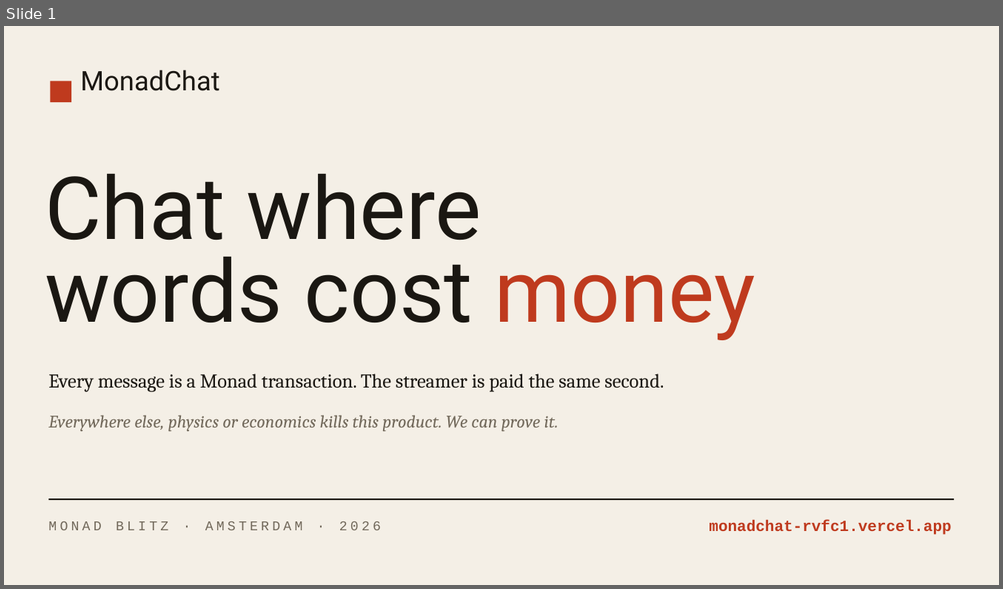
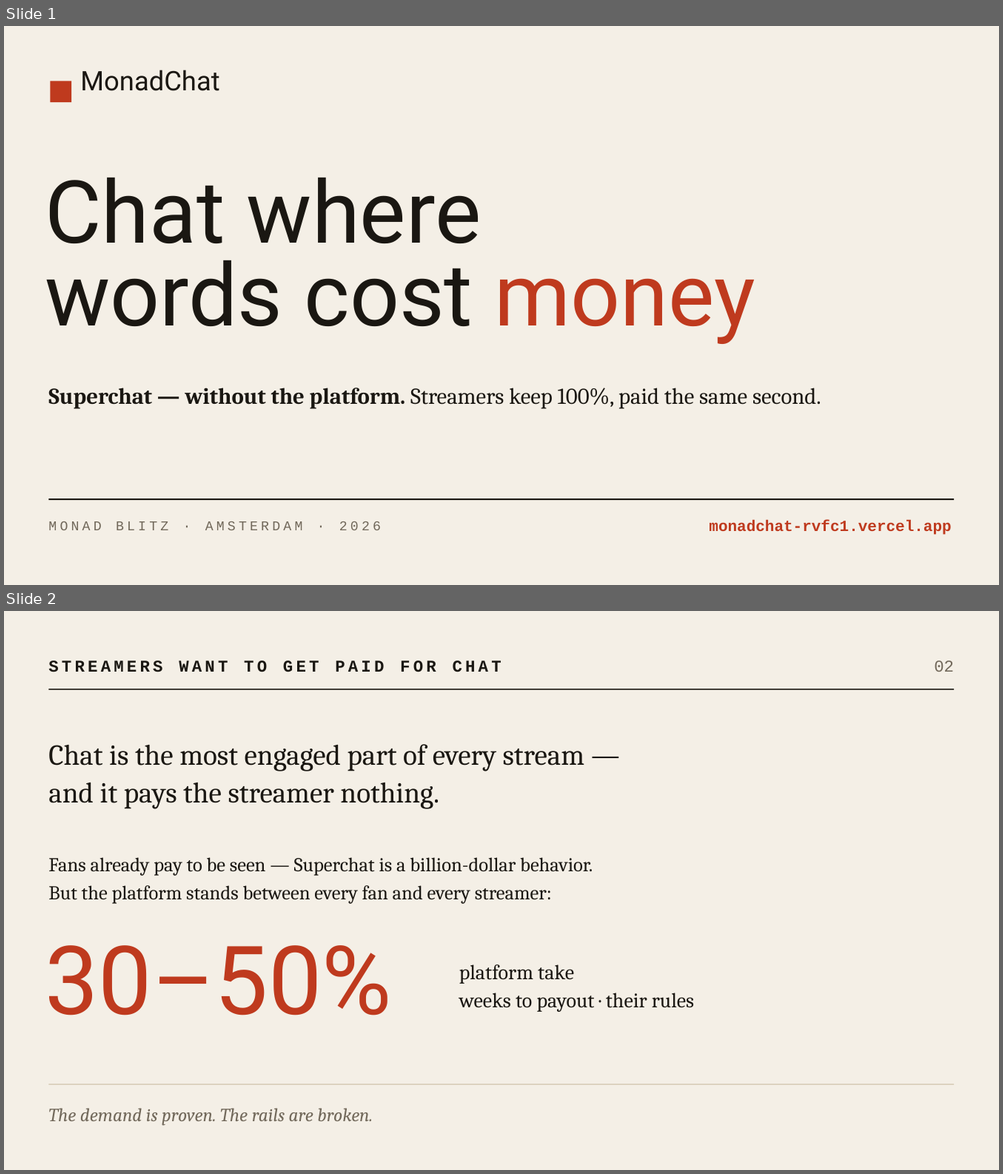
Before and after one commit to Nikita-sud/MonadChat, a slide deck: MonadChat-pitch.pptx. Shown one above the other, each under a label of ours: slide 1 before the commit, slides 1 and 2 after it. The pictures are 1003x589 and 1003x1174 pixels, drawn with LibreOffice and Linux fonts; fonts in the diff are those of the drawing. Boxes give left, top, right and bottom in pixels: in the first picture for what was removed or moved away, otherwise in the second. Text is boxed around its words. In the diff, an @@ line names an element or a change of style, - is before the commit and + after.

```diff
--- a/MonadChat-pitch.pptx
+++ b/MonadChat-pitch.pptx
@@ slide 2 added at box(4, 611, 999, 1170), background #F4EFE6 @@
@@ text added at box(48, 661, 501, 672), 16 pt, text #1A1712, bold @@
+STREAMERS WANT TO GET PAID FOR CHAT
@@ text added at box(933, 661, 953, 672), 16 pt, text #71685A @@
+02
@@ line added from (48, 689) to (954, 689), #1A1712 1.2 pt @@
@@ text added at box(48, 744, 585, 809), 28 pt, text #1A1712 @@
+Chat is the most engaged part of every stream —
+and it pays the streamer nothing.
@@ text added at box(48, 857, 592, 904), 19 pt, text #1A1712 @@
+Fans already pay to be seen — Superchat is a billion-dollar behavior.
+But the platform stands between every fan and every streamer:
@@ text added at box(45, 945, 391, 1016), 92 pt, text #BF3A1E @@
+30–50%
@@ text added at box(459, 965, 694, 1012), 20 pt, text #1A1712 @@
+platform take
+weeks to payout · their rules
@@ line added from (48, 1085) to (954, 1085), #D8CDB8 1 pt @@
@@ text added at box(48, 1108, 373, 1126), 18 pt, text #71685A, italic @@
+The demand is proven. The rails are broken.
@@ slide 1 changed as well @@
@@ text "Chat where words cost money": place and size @@
-text "Chat where words cost money" at box(45, 173, 755, 340)
+text "Chat where words cost money" at box(45, 177, 755, 344)
@@ text at box(48, 388, 821, 409): text changed; size 19 to 22 pt @@
-Every message is a Monad transaction. The streamer is paid the same second.
+Superchat — without the platform. Streamers keep 100%, paid the same second.
@@ text removed at box(48, 415, 558, 432) @@
-Everywhere else, physics or economics kills this product. We can prove it.
```
Also in this commit, not shown: 1 other slide changed, 4 other slides added, 5 slides removed.
